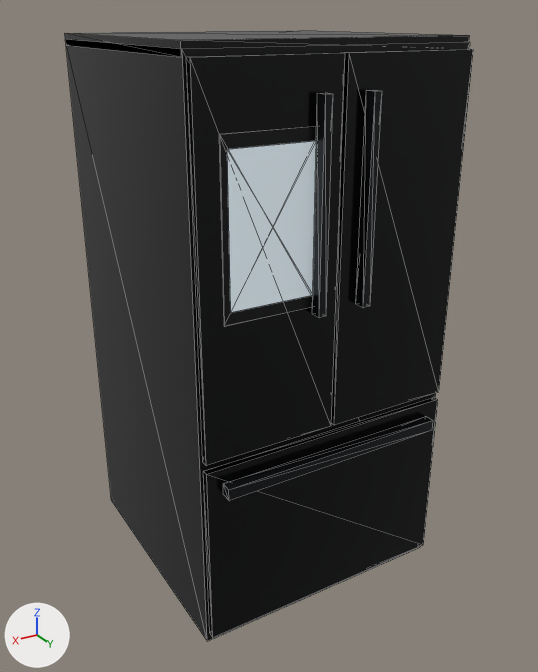
Renders of the glTF model scratchpad/kbuild/Kitchen_Fridge.glb from each side of a commit.
Camera for both pictures: a 50 mm camera at (4.72, -2.52, 1.87) aimed at (3.48, -4.58, 0.84). Arrows for +X, +Y and +Z are at lower left; the lights stay in place. The older version comes first. Mesh edges are drawn as thin lines. Vertices at exactly the same position are counted once.

The first picture shows 'root'.
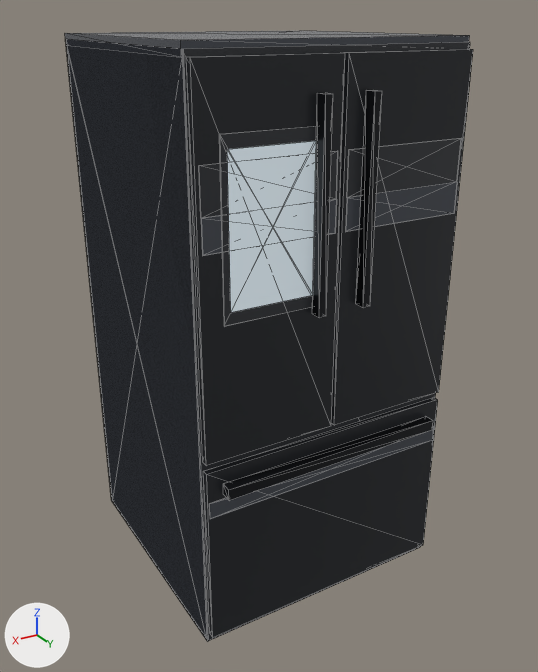
Boxes (x1, y1, x2, y2) around the edits, measured in the pictures (538 x 672 px):
part 1 of me_mesh_0, added: after (210, 427, 434, 519)
part 2 of me_mesh_0, added: after (66, 39, 462, 642)
part 3 of me_mesh_0, recoloured: (66, 40, 470, 641) in both
part 4 of me_mesh_0, recoloured (lighter): (65, 30, 470, 57) in both
part 5 of me_mesh_0, recoloured: (186, 49, 473, 638) in both

Edits to the bpy script that builds the scene:
```text
Add mat_appl:
    mat_appl = principled_material('appl')
    mat_appl.base_color = (0.0194, 0.0212, 0.0242)  # black #26282b
    mat_appl.metallic = 0.3
    mat_appl.roughness = 0.34
    mat_appl.emission_color = (0.00802, 0.00857, 0.00972)  # black #161719
    mat_appl.emission_strength = 1.0
Add mat_appllo:
    mat_appllo = principled_material('appllo')
    mat_appllo.base_color = (0.011, 0.0123, 0.0144)  # black #1b1d20
    mat_appllo.metallic = 0.34
    mat_appllo.roughness = 0.3
    mat_appllo.emission_color = (0.00518, 0.00561, 0.00651)  # black #101113
    mat_appllo.emission_strength = 1.0
Add mat_applhi:
    mat_applhi = principled_material('applhi')
    mat_applhi.base_color = (0.0423, 0.0467, 0.0545)  # dark grey #3a3d42
    mat_applhi.metallic = 0.42
    mat_applhi.roughness = 0.22
    mat_applhi.emission_color = (0.0168, 0.0185, 0.0222)  # black #232529
    mat_applhi.emission_strength = 1.0
Change me_mesh_0:
    used by ob_root; location = (0.0, 0.0, 0.0)
    remove me_mesh_0.from_pydata(...)  # 80 vertices, 120 faces; spans x 3.03..3.94, y -5.1..-4.14, z 0.0..1.82
    add me_mesh_0.from_pydata(...)  # 118 vertices, 188 faces; spans x 3.03..3.94, y -5.1..-4.14, z 0.0..1.82
    me_mesh_0 part 1: a new loose piece, a box spanning x 3.0419..3.9228, y -4.1812..-4.1791, z 0.4938..0.5486, in mat_applhi (dark grey #3a3d42)
    me_mesh_0 part 2
    14 vertices are added at x 3.05..3.94, y -5.1..-4.18, z 0.0..1.8
    8 new vertices lie (0.0, 0.0, 0.13) away from vertices in x 3.05..3.92, y -4.18, z 1.41
    8 new vertices lie (0.0, 0.0, -0.1) away from vertices in x 3.05..3.92, y -4.18, z 1.41
    24 new faces join them, mat_appl (black #26282b)
    32 new faces join them, mat_applhi (dark grey #3a3d42)
    me_mesh_0 part 3: 24 faces spanning x 3.03..3.94, y -5.1..-4.18, z 0.0..1.8 switch from mat_fridgeblk (black #141517) to mat_appl (black #26282b)
    me_mesh_0 part 4: 12 faces spanning x 3.03..3.94, y -5.1..-4.21, z 1.79..1.82 switch from mat_fridgeblk (black #141517) to mat_applhi (dark grey #3a3d42)
    me_mesh_0 part 5: 36 faces spanning x 3.04..3.93, y -4.2..-4.18, z 0.03..1.79 switch from mat_blkglass (black #0c0d0f) to mat_appllo (black #1b1d20)
```
